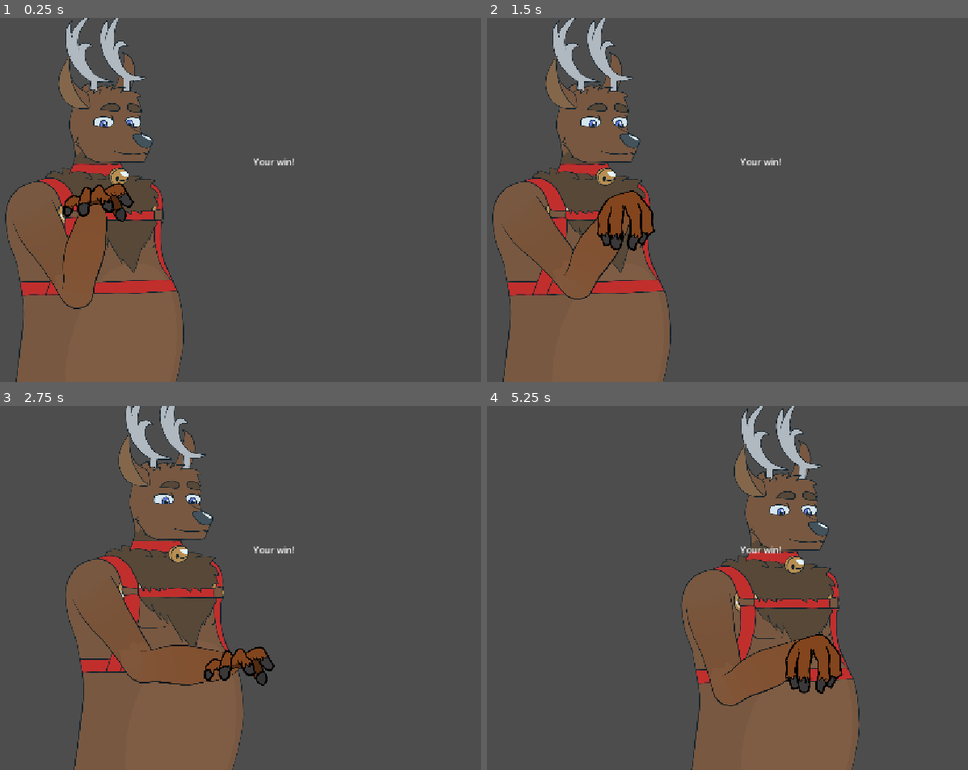
Above: before the commit, frames 1-4 (two rows, left to right).
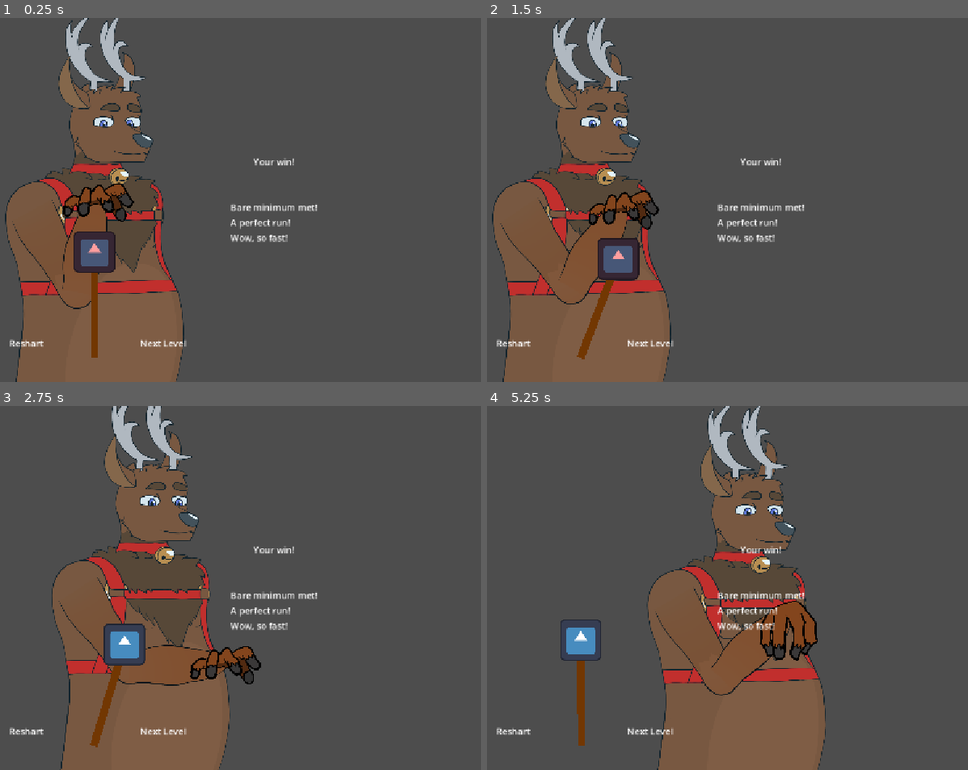
Above: after the commit, the same moments.

Repository: heliguy4599/bighand
Game: Godot game, scene res://win_screen.tscn
Two runs of this game, one before a commit and one after it. Both use one fixed random seed, a clock stepped at 60 frames per second and the inputs below. This scene is started directly instead of the project's main scene. The engine's default icon, where the game draws it, is replaced by a stand-in: a white triangle on a blue panel in a dark square.
Inputs:
- Up to frame 1 (0.25 s): no input
- Up to frame 2 (1.5 s): tap Enter at 0.5 s; hold D (move_right) 0.53-1.28 s; hold E (grab) 0.53-1.28 s; hold S (move_down) from 1.28 s (still down); tap E (grab) at 1.35 s
- Up to frame 3 (2.75 s): release S (move_down) at 2.03 s; hold D (move_right) from 2.03 s (still down); hold E (grab) from 2.03 s (still down)
- Up to frame 4 (5.25 s): release D (move_right) at 2.78 s; release E (grab) at 2.78 s; hold W (move_up) 2.78-3.53 s; tap E (grab) at 2.85, 4.35 s; hold E (grab) 3.53-4.28 s; hold A (move_left) 3.53-5.03 s; hold S (move_down) from 5.03 s (still down); hold E (grab) from 5.03 s (still down)

The runs differ from the first frame. In frame 1, 2.0% of the frame differs, in the area x 2-67%, y 50-94%; in frame 2, 3.5%; in frame 3, 13%; in frame 4, 19%, in the area x 2-78%, y 0-100%.

Commit message:
Implement more win screen mechanics

Diff:
--- a/game_holder.gd
+++ b/game_holder.gd
@@ -2,6 +2,8 @@
 extends Node
 
 const END_SCREEN_SCENE: PackedScene = preload("res://win_screen.tscn")
+
+var current_level_metadata: LevelMetadata
 
 
 func _ready() -> void:
@@ -21,6 +23,7 @@
 	var level_instance: Level = scene.instantiate()
 	level_instance.ended.connect(show_end_screen)
 	add_child.call_deferred(level_instance)
+	current_level_metadata = metadata
 
 
 func show_end_screen(results: LevelResults) -> void:
@@ -28,3 +31,5 @@
 	_remove_all_children()
 	add_child.call_deferred(end_screen_instance)
 	end_screen_instance.display_results(results)
+	end_screen_instance.do_restart.connect(start_level.bind(current_level_metadata))
+	end_screen_instance.do_next_level.connect(print.bind("do_next_level_triggered"))
--- a/heli_character/hand.gd
+++ b/heli_character/hand.gd
@@ -13,6 +13,7 @@
 var grabbed_object: Pickupable = null
 var to_be_grabbed: Pickupable = null
 var is_visually_grabbed := false
+var _grabbed_object_gravity := 0.0
 
 
 @onready var pickup_area_group: Node2D = $PickupAreaGroup
@@ -79,6 +80,7 @@
 		return
 
 	grabbed_object = to_be_grabbed
+	_grabbed_object_gravity = grabbed_object.gravity_scale
 	grabbed_object.gravity_scale = 0.0
 	for joint in joints:
 		joint.node_b = grabbed_object.get_path()
@@ -95,7 +97,7 @@
 		joint.node_b = get_path()
 
 	grabbed_object.ungrab()
-	grabbed_object.gravity_scale = 1.0
+	grabbed_object.gravity_scale = _grabbed_object_gravity
 	grabbed_object = null
 	set_visual_grab(false)
 
--- a/pickupable.gd
+++ b/pickupable.gd
@@ -12,7 +12,7 @@
 func _ready() -> void:
 	assert(durability >= -1, "Pickupable.durability cannot be lower than -1")
 	assert(
-		durability != -1 and durability >= 0,
+		durability == -1 or durability >= 0,
 		"Pickupable.durability cannot be a negative non-whole-number",
 	)
 
--- a/win_screen.gd
+++ b/win_screen.gd
@@ -1,10 +1,16 @@
 class_name WinScreen
 extends StaticBody2D
 
+signal do_next_level
+signal do_restart
+
 @export var player_container: PlayerContainer
 @export var hand_start_marker: Marker2D
+@export var quit_area: Area2D
+@export var next_level_area: Area2D
+@export var lever_handle: Pickupable
+
 @export var vbox: VBoxContainer
-
 #@export var title_label: Label
 @export var time_taken_label: Label
 @export var speedy_threshold_label: Label
@@ -19,3 +25,17 @@
 
 func display_results(results: LevelResults) -> void:
 	time_taken_label.text = "Time Taken: " + Utils.prettify_time(results.time)
+	speedy_threshold_label.text = "Speedy Threshold: " + Utils.prettify_time(results.speedy_threshold)
+	passing_label.visible = results.passing
+	perfect_label.visible = results.perfect
+	speedy_label.visible = results.speedy
+
+
+func _on_restart_area_body_entered(body: Node2D) -> void:
+	if body == lever_handle:
+		do_restart.emit()
+
+
+func _on_next_level_area_body_entered(body: Node2D) -> void:
+	if body == lever_handle:
+		do_next_level.emit()
--- a/win_screen.tscn
+++ b/win_screen.tscn
@@ -1,12 +1,29 @@
-[gd_scene load_steps=3 format=3 uid="uid://dreubwxs62ntr"]
+[gd_scene load_steps=9 format=3 uid="uid://dreubwxs62ntr"]
 
 [ext_resource type="Script" uid="uid://4i6djrk8l0nf" path="res://win_screen.gd" id="1_l2arl"]
 [ext_resource type="PackedScene" uid="uid://cs0qvu11a4wfu" path="res://player_container.tscn" id="2_wmwda"]
+[ext_resource type="Script" uid="uid://dndpmlen81kuq" path="res://pickupable.gd" id="3_1txte"]
+[ext_resource type="Texture2D" uid="uid://w0f6at6yyjom" path="res://icon.svg" id="3_l5t5q"]
 
-[node name="WinScreen" type="StaticBody2D" node_paths=PackedStringArray("player_container", "hand_start_marker", "vbox", "time_taken_label", "speedy_threshold_label", "passing_label", "perfect_label", "speedy_label")]
+[sub_resource type="RectangleShape2D" id="RectangleShape2D_wmwda"]
+size = Vector2(14, 154)
+
+[sub_resource type="CircleShape2D" id="CircleShape2D_1txte"]
+radius = 37.2156
+
+[sub_resource type="RectangleShape2D" id="RectangleShape2D_1txte"]
+size = Vector2(244, 42)
+
+[sub_resource type="RectangleShape2D" id="RectangleShape2D_26557"]
+size = Vector2(244, 42)
+
+[node name="WinScreen" type="StaticBody2D" node_paths=PackedStringArray("player_container", "hand_start_marker", "quit_area", "next_level_area", "lever_handle", "vbox", "time_taken_label", "speedy_threshold_label", "passing_label", "perfect_label", "speedy_label")]
 script = ExtResource("1_l2arl")
 player_container = NodePath("PlayerContainer")
 hand_start_marker = NodePath("HandStartMarker")
+quit_area = NodePath("Lever/RestartArea")
+next_level_area = NodePath("Lever/NextLevelArea")
+lever_handle = NodePath("Lever/LeverHandle")
 vbox = NodePath("CanvasLayer/VBoxContainer")
 time_taken_label = NodePath("CanvasLayer/VBoxContainer/TimeTakenLabel")
 speedy_threshold_label = NodePath("CanvasLayer/VBoxContainer/SpeedyThresholdLabel")
@@ -45,12 +62,111 @@
 
 [node name="PassingLabel" type="Label" parent="CanvasLayer/VBoxContainer"]
 layout_mode = 2
+text = "Bare minimum met!"
 
 [node name="PerfectLabel" type="Label" parent="CanvasLayer/VBoxContainer"]
 layout_mode = 2
+text = "A perfect run!"
 
 [node name="SpeedyLabel" type="Label" parent="CanvasLayer/VBoxContainer"]
 layout_mode = 2
+text = "Wow, so fast!"
 
 [node name="HandStartMarker" type="Marker2D" parent="."]
 position = Vector2(-319, 0)
+
+[node name="Lever" type="Node2D" parent="."]
+position = Vector2(-319, 276)
+
+[node name="PinJoint2D" type="PinJoint2D" parent="Lever"]
+node_a = NodePath("../LeverStick")
+node_b = NodePath("../..")
+
+[node name="LeverStick" type="RigidBody2D" parent="Lever"]
+position = Vector2(0, -72)
+mass = 200.0
+gravity_scale = 0.0
+
+[node name="PinJoint2D2" type="PinJoint2D" parent="Lever/LeverStick"]
+position = Vector2(0, -112)
+node_a = NodePath("../../LeverHandle")
+node_b = NodePath("..")
+
+[node name="CollisionShape2D" type="CollisionShape2D" parent="Lever/LeverStick"]
+shape = SubResource("RectangleShape2D_wmwda")
+
+[node name="ColorRect" type="ColorRect" parent="Lever/LeverStick"]
+anchors_preset = 8
+anchor_left = 0.5
+anchor_top = 0.5
+anchor_right = 0.5
+anchor_bottom = 0.5
+offset_left = -7.0
+offset_top = -77.0
+offset_right = 7.0
+offset_bottom = 77.0
+grow_horizontal = 2
+grow_vertical = 2
+color = Color(0.446947, 0.217533, 0.00943993, 1)
+metadata/_edit_use_anchors_ = true
+
+[node name="LeverHandle" type="RigidBody2D" parent="Lever"]
+position = Vector2(0, -184)
+mass = 200.0
+gravity_scale = -1.0
+lock_rotation = true
+linear_damp = 3.0
+script = ExtResource("3_1txte")
+metadata/_custom_type_script = "uid://dndpmlen81kuq"
+
+[node name="CollisionShape2D" type="CollisionShape2D" parent="Lever/LeverHandle"]
+shape = SubResource("CircleShape2D_1txte")
+
+[node name="Sprite2D" type="Sprite2D" parent="Lever/LeverHandle"]
+scale = Vector2(0.578125, 0.578125)
+texture = ExtResource("3_l5t5q")
+
+[node name="RestartArea" type="Area2D" parent="Lever"]
+position = Vector2(-122, -21)
+
+[node name="CollisionShape2D" type="CollisionShape2D" parent="Lever/RestartArea"]
+shape = SubResource("RectangleShape2D_1txte")
+
+[node name="Label" type="Label" parent="Lever/RestartArea"]
+anchors_preset = 8
+anchor_left = 0.5
+anchor_top = 0.5
+anchor_right = 0.5
+anchor_bottom = 0.5
+offset_left = -20.0
+offset_top = -11.5
+offset_right = 20.0
+offset_bottom = 11.5
+grow_horizontal = 2
+grow_vertical = 2
+text = "Reshart"
+horizontal_alignment = 1
+
+[node name="NextLevelArea" type="Area2D" parent="Lever"]
+position = Vector2(122, -21)
+
+[node name="CollisionShape2D" type="CollisionShape2D" parent="Lever/NextLevelArea"]
+shape = SubResource("RectangleShape2D_26557")
+
+[node name="Label" type="Label" parent="Lever/NextLevelArea"]
+anchors_preset = 8
+anchor_left = 0.5
+anchor_top = 0.5
+anchor_right = 0.5
+anchor_bottom = 0.5
+offset_left = -20.0
+offset_top = -11.5
+offset_right = 20.0
+offset_bottom = 11.5
+grow_horizontal = 2
+grow_vertical = 2
+text = "Next Level"
+horizontal_alignment = 1
+
+[connection signal="body_entered" from="Lever/RestartArea" to="." method="_on_restart_area_body_entered"]
+[connection signal="body_entered" from="Lever/NextLevelArea" to="." method="_on_next_level_area_body_entered"]
